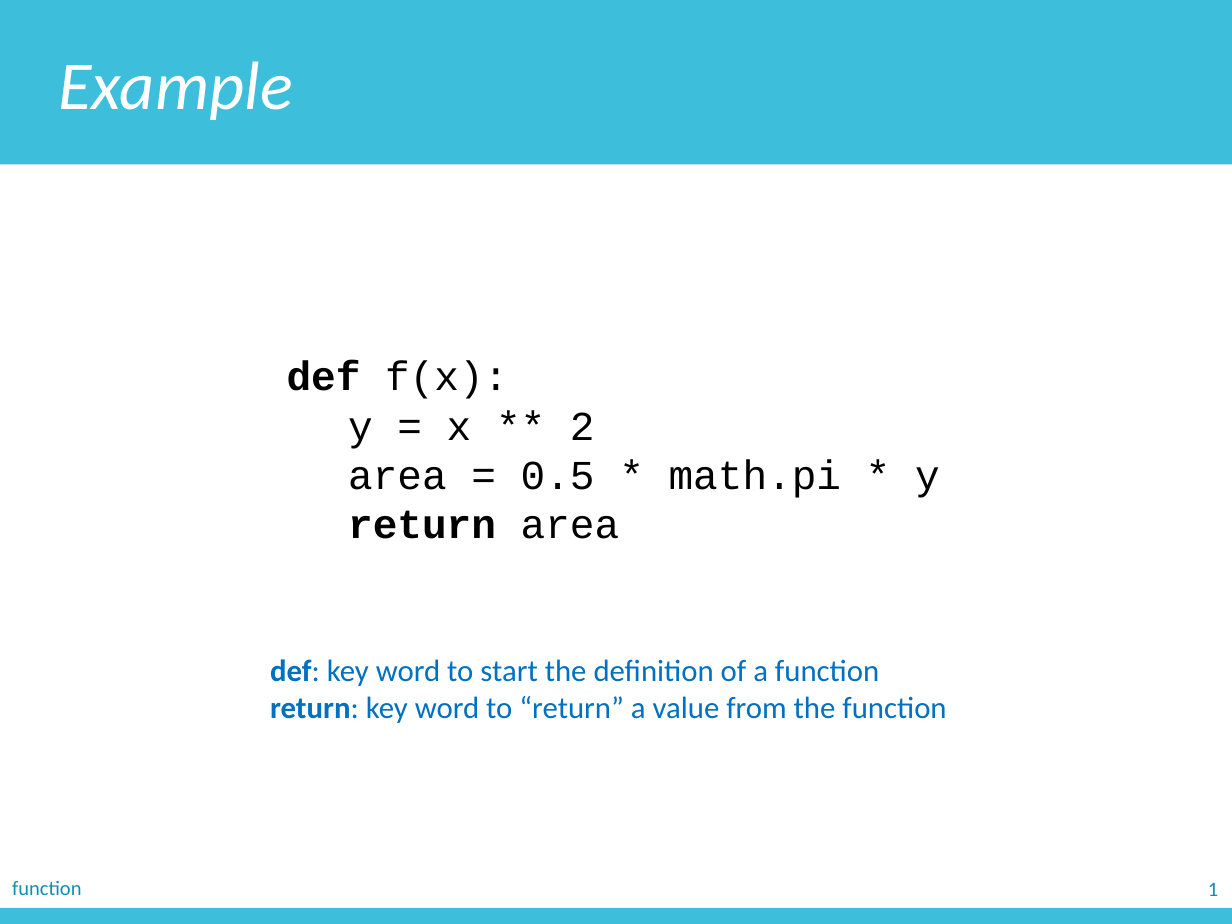
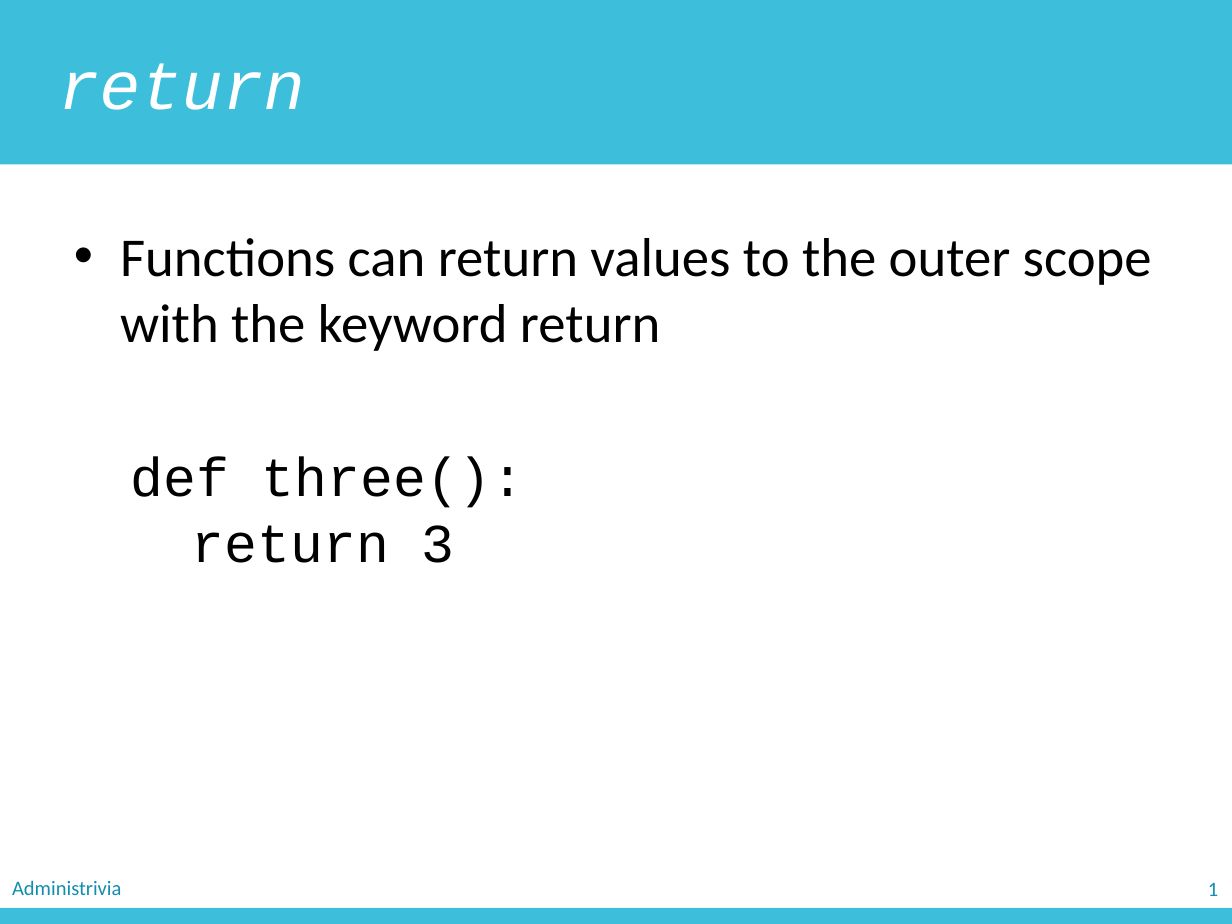
Before and after one commit to zichengliao/zuics101-fa17, a slide deck: slide 17 of lectures/lec05/lec05.pptx (slide 10 before the commit). Drawn at 1232x924 pixels with LibreOffice and Linux fonts; fonts in the diff are those of the drawing. Boxes give left, top, right and bottom in pixels: in the first picture for what was removed or moved away, otherwise in the second. Text is boxed around its words. In the diff, an @@ line names an element or a change of style, - is before the commit and + after.

```diff
--- a/lectures/lec05/lec05.pptx
+++ b/lectures/lec05/lec05.pptx
@@ text in rectangle at [58,63,304,110]: text changed; font Calibri to Courier New @@
-Example
+return
@@ text at [120,238,1152,351]: text changed; size 24 to 32 pt; font Courier New to Calibri @@
-def f(x):
-y = x ** 2
-area = 0.5 * math.pi * y
-return area
+• Functions can return values to the outer scope with the keyword return
@@ text added at [130,457,525,563], 32 pt, text #000000 @@
+def three():
+return 3
@@ text removed at [270,659,946,723] @@
-def: key word to start the definition of a function
-return: key word to “return” a value from the function
@@ text at [12,880,121,895]: text changed @@
-function
+Administrivia
```
Also in this commit, not shown: 8 other slides changed, 42 slides added, 19 slides removed, 3 other files.
